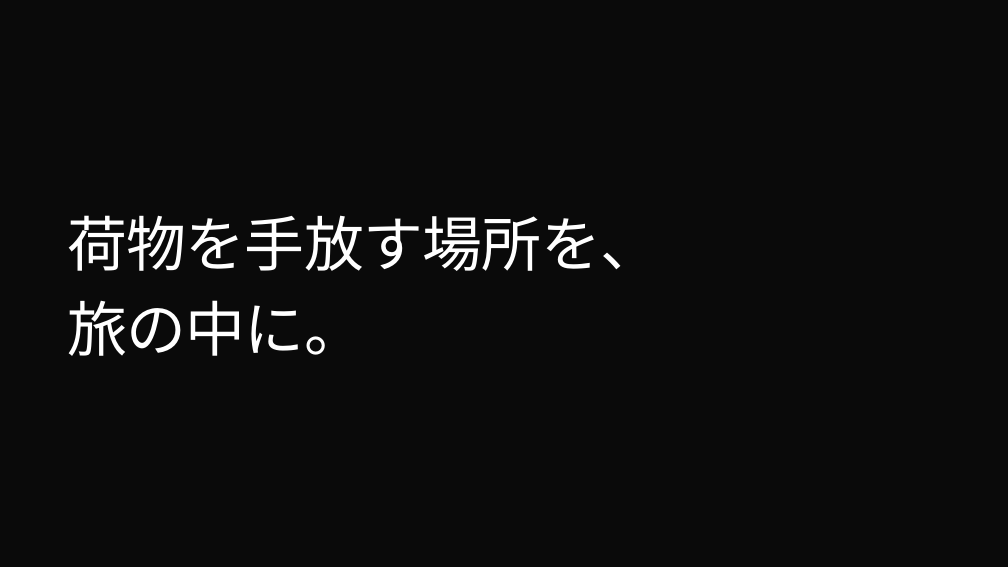
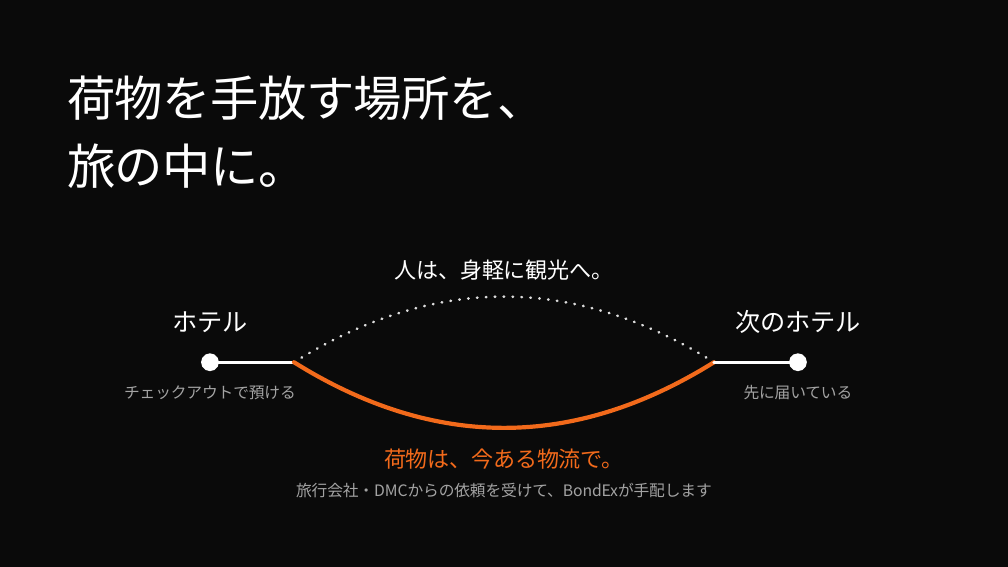
Before and after one commit to takumajojo/bondex-app, a slide deck: slide 4 of docs/collateral/seminar-luggage/out/BondEx_Seminar_TypeOnly.pptx. Drawn at 1008x567 pixels with LibreOffice and Linux fonts; fonts in the diff are those of the drawing. Boxes give left, top, right and bottom in pixels: in the first picture for what was removed or moved away, otherwise in the second. Text is boxed around its words. In the diff, an @@ line names an element or a change of style, - is before the commit and + after.

```diff
--- a/docs/collateral/seminar-luggage/out/BondEx_Seminar_TypeOnly.pptx
+++ b/docs/collateral/seminar-luggage/out/BondEx_Seminar_TypeOnly.pptx
@@ text "荷物を手放す場所を、": place and size @@
-text "荷物を手放す場所を、" at [67,215,660,356]
+text "荷物を手放す場所を、" at [67,75,545,188]
@@ text "荷物を手放す場所を、" at [67,75,545,188]: size 57 to 46 pt, letter spacing -0.6 to -0.5 pt; line spacing 80.9pt to 65.3pt @@
@@ text added at [395,259,614,280], 21 pt, text #FFFFFF @@
+人は、身軽に観光へ。
@@ freeform shape added at [294,296,715,362], outline #FFFFFF 2.5 pt @@
@@ text added at [172,311,247,332], 24 pt, text #FFFFFF @@
+ホテル
@@ text added at [735,310,860,333], 24 pt, text #FFFFFF @@
+次のホテル
@@ ellipse added at [201,353,219,371], fill #FFFFFF @@
@@ ellipse added at [789,353,808,371], fill #FFFFFF @@
@@ text added at [124,385,296,399], 15 pt, text #A3A3A3 @@
+チェックアウトで預ける
@@ freeform shape added at [210,362,294,362], outline #FFFFFF 3 pt @@
@@ freeform shape added at [294,362,715,428], outline #F26A1B 4 pt @@
@@ freeform shape added at [714,362,798,362], outline #FFFFFF 3 pt @@
@@ text added at [744,385,853,399], 15 pt, text #A3A3A3 @@
+先に届いている
@@ text added at [384,448,624,469], 21 pt, text #F26A1B @@
+荷物は、今ある物流で。
@@ text added at [296,483,712,497], 15 pt, text #A3A3A3 @@
+旅行会社・DMCからの依頼を受けて、BondExが手配します
```
Also in this commit, not shown: 13 other files.
